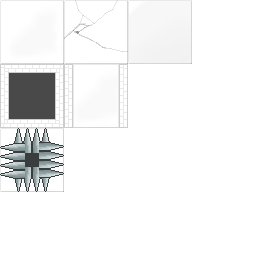
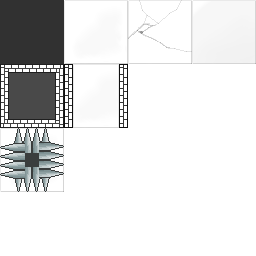
Layer changes from the first (256, 256) image to the second:
painted on "Std_Tile#3" over [128, 0, 256, 64]
painted on "Std_Tile#2" over [64, 0, 192, 63]
painted on "Std_Tile#1" over [0, 0, 128, 64]
painted on "Oneway_Block#1" over [64, 64, 128, 128]
painted on "Std_Block#1" over [0, 64, 64, 128]
